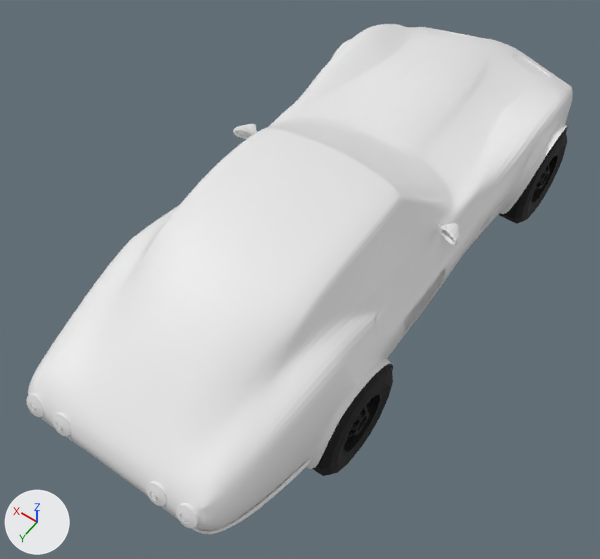
A saved change to the Blender file corvette.blend.
Before and after are seen from a 50 mm lens placed at (-3.76, 5.47, 9.01), pointed at (0.07, 0.1, 0.58). The axes (+X, +Y, +Z) are drawn at lower left. The lights are the same throughout.

Objects in the first picture: 'attachment', 'back light', 'body', 'rim', 'side mirror', 'tyre'.
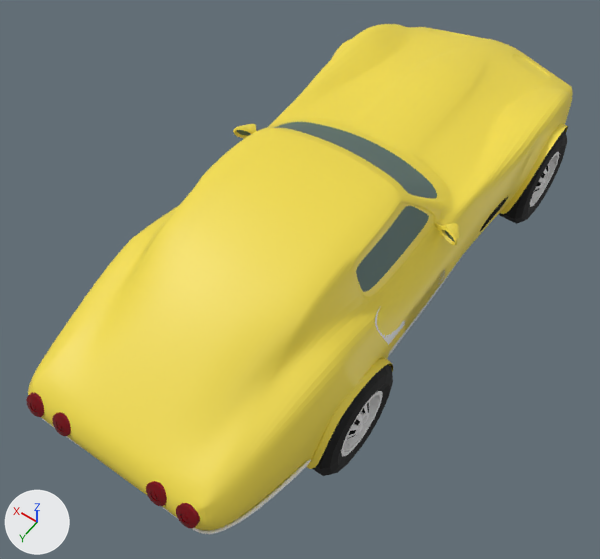
Location of each change, (x1, y1, x2, y2) in pixels of the pictures (600 x 559 px):
'back light', recoloured (white to red)
    both: (26, 392, 200, 529)
part 1 of me_circle, built on
    before: (274, 66, 521, 457)
    after: (198, 65, 521, 456)
part 2 of me_circle, recoloured (white to yellow)
    both: (28, 24, 572, 530)
part 3 of me_circle, recoloured
    both: (274, 122, 437, 199)
part 4 of me_circle_005, recoloured (white to yellow)
    both: (233, 124, 460, 245)
part 5 of me_circle_005, recoloured
    both: (237, 130, 454, 241)
part 6 of me_circle_008, recoloured (black to white)
    both: (341, 152, 559, 456)

Diff of the bpy script that builds the scene:
```diff
--- a/corvette.blend.py
+++ b/corvette.blend.py
@@ mat_white_matte @@
+mat_white_matte = principled_material('white matte')
+mat_white_matte.base_color = (0.8, 0.8, 0.8)  # white #e7e7e7
+mat_white_matte.roughness = 1.0
@@ mat_yellow @@
+mat_yellow = principled_material('yellow')
+mat_yellow.base_color = (0.888, 0.716, 0.0685)  # yellow #f2dc4a
@@ me_circle @@
-me_circle.from_pydata(...)  # 540 vertices, 486 faces; spans x 0.0..1.74, y -5.48..3.57, z 0.31..2.49
+me_circle.from_pydata(...)  # 575 vertices, 521 faces; spans x 0.0..1.74, y -5.48..3.57, z 0.31..2.49
+# me_circle part 1: 3 vertices moved from x 1.42..1.58, y -1.72..2.04, z 1.11..1.71 to x 1.42..1.59, y -1.72..2.04, z 1.11..1.71; 1 vertex removed from x 1.43, y -1.65, z 1.57; 32 vertices added at x 0.95..1.42, y -1.72..2.19, z 0.43..2.35
+# me_circle part 2: 451 faces spanning x 0.0..1.74, y -5.48..3.57, z 0.31..2.49 switch from no material to mat_yellow (yellow #f2dc4a)
+# me_circle part 3: 4 faces spanning x 0.0..1.23, y -1.46..-0.41, z 1.73..2.37 switch from no material to mat_transparent_glass (cyan #728886)
+me_circle.materials.append(mat_orange)  # orange #f77f00
+me_circle.materials.append(mat_black_matte)  # black #000000
@@ me_circle_005 @@
 me_circle_005.from_pydata(...)  # 96 vertices, 84 faces; spans x 1.259..1.627, y -0.858..-0.584, z 1.647..1.871
+# me_circle_005 part 4: 83 of the faces centred in x 1.259..1.617, y -0.845..-0.595, z 1.653..1.856 switch from no material to mat_yellow (yellow #f2dc4a)
+# me_circle_005 part 5: the 1 face centred in x 1.5, y -0.667, z 1.777 switches from no material to mat_transparent_glass (cyan #728886)
+me_circle_005.materials.append(mat_transparent_glass)  # cyan #728886
@@ me_circle_008 @@
 # used by ob_rim; parent = ob_tyre; location = (0.0, 0.0, 0.0)
-me_circle_008.from_pydata(...)  # 352 vertices, 322 faces; spans x 1.32..1.72, y -3.73..1.84, z 0.23..1.08
+me_circle_008.from_pydata(...)  # 448 vertices, 418 faces; spans x 1.32..1.72, y -3.73..1.84, z 0.23..1.08
+# me_circle_008 part 6: 251 faces spanning x 1.32..1.72, y -3.73..1.84, z 0.23..1.08 switch from mat_black_matte (black #000000) to mat_white_matte (white #e7e7e7)
@@ me_cylinder_002 @@
 me_cylinder_002.from_pydata(...)  # 192 vertices, 164 faces; spans x 0.52..1.173, y 1.151..1.415, z -3.597..-3.351
+me_cylinder_002.materials.append(mat_red_matte)  # red #91121e
```
